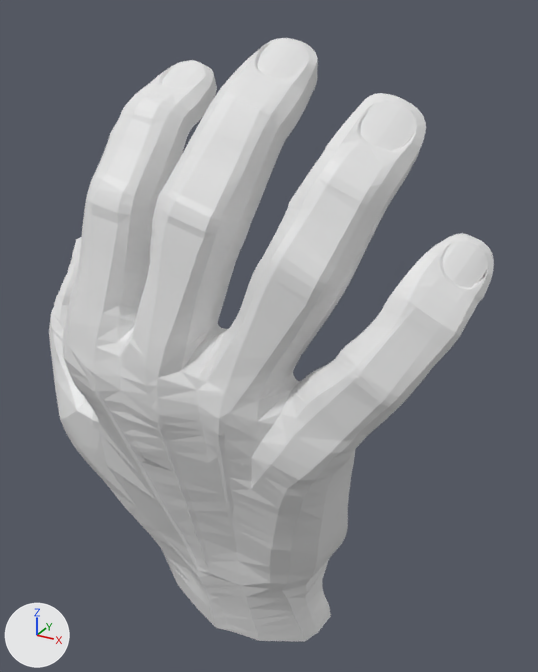
The Blender file Organic/Hands/Rt_Hand_v2_grip_shell.blend, before and after one commit.
Both versions are drawn from a camera (50 mm lens) standing at (116.4, -173.2, 200.8) and looking at (12.2, 16.3, 106.0). The lights are fixed; the arrows at lower left show +X, +Y and +Z.

Names of what the first picture shows: 'Rt Hand v2 armed-Rt Hand'.
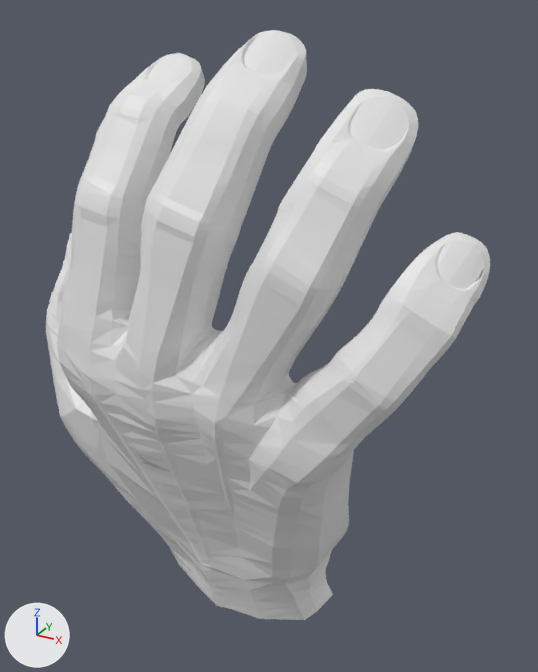
Changed parts and their boxes [x1, y1, x2, y2] in the pictures (538 x 672 px):
'Rt Hand v2 armed-Rt Hand', reshaped, moved, turned: before [49, 38, 494, 642]; after [46, 30, 490, 620]
part 1 of me_rt_hand_v2_armed_rt_hand, built on: before [164, 555, 331, 642]; after [171, 550, 333, 620]

Patch to the scene script:
```diff
--- a/Organic/Hands/Rt_Hand_v2_grip_shell.blend.py
+++ b/Organic/Hands/Rt_Hand_v2_grip_shell.blend.py
@@ me_rt_hand_v2_armed_rt_hand @@
 # used by ob_rt_hand_v2_armed_rt_hand; location = (0.0, 0.0, 65.7); rotation_euler = (0.135, 0.0, 0.0), in degrees (7.7, 0, 0)
-me_rt_hand_v2_armed_rt_hand.from_pydata(...)  # 3658 vertices, 7266 faces; spans x -84.0..81.0, y -25.0..48.0, z -68.0..124.0
+me_rt_hand_v2_armed_rt_hand.from_pydata(...)  # 7282 vertices, 14458 faces; spans x -84.0..81.0, y -25.0..48.0, z -63.0..124.0
+# me_rt_hand_v2_armed_rt_hand part 1: 49 vertices removed from x -30.0..37.0, y -16.0..17.0, z -68.0..-57.0; 3673 vertices added at x -81.0..79.0, y -22.0..45.0, z -63.0..122.0
@@ ob_rt_hand_v2_armed_rt_hand @@
 ob_rt_hand_v2_armed_rt_hand = bpy.data.objects.new('Rt Hand v2 armed-Rt Hand', me_rt_hand_v2_armed_rt_hand)
-ob_rt_hand_v2_armed_rt_hand.location = (0.0, 0.0, 65.7)
-ob_rt_hand_v2_armed_rt_hand.rotation_euler = (0.135, 0.0, 0.0)  # degrees (7.7, 0, 0)
+ob_rt_hand_v2_armed_rt_hand.location = (0.0, 0.0, 66.9)
+ob_rt_hand_v2_armed_rt_hand.rotation_euler = (0.19, -0.0000553, -0.00078)  # degrees (11, 0, -0)
```
